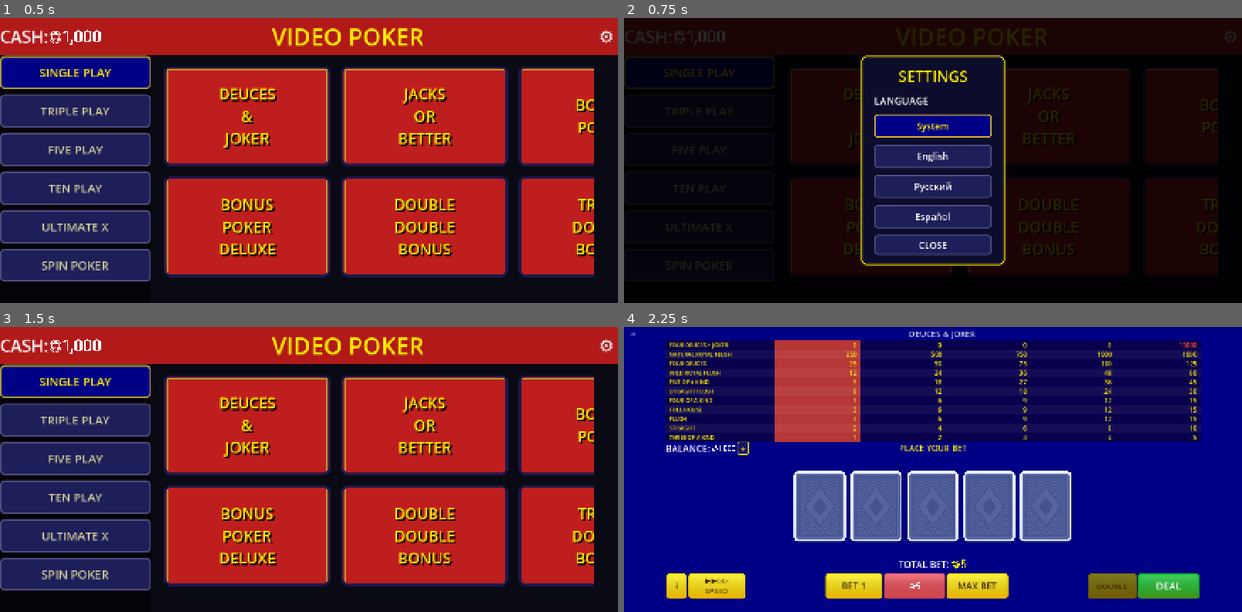
Above: before the commit, frames 1-4 (two rows, left to right).
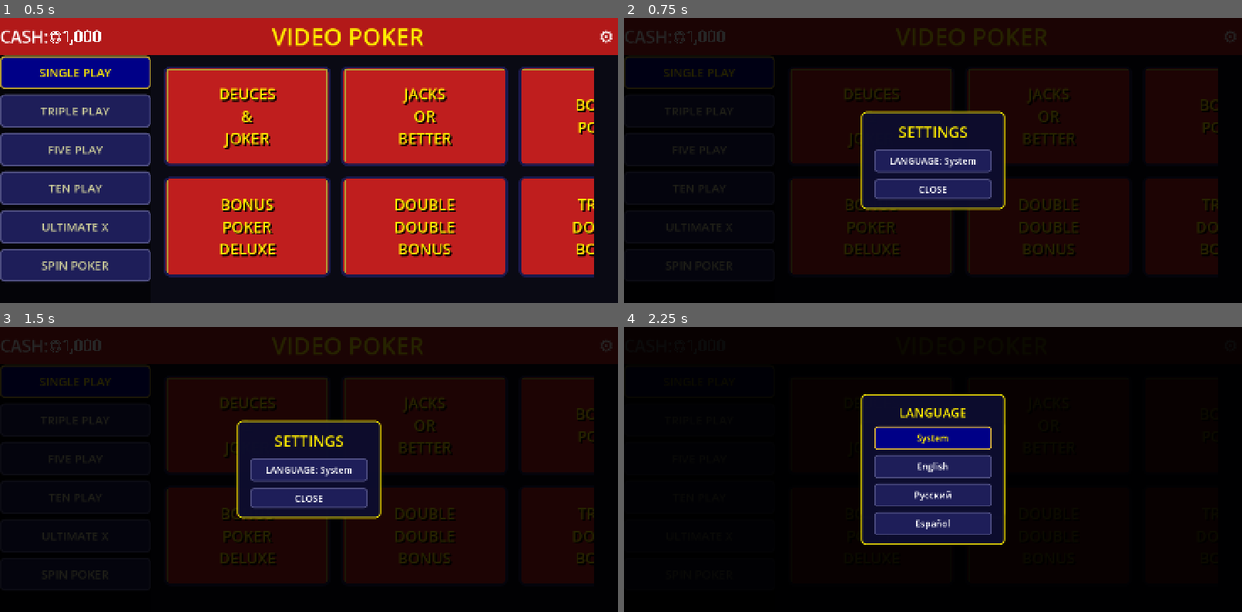
Above: after the commit, the same moments.

Repository: Vadosina-git/video-poker
Game: Godot game, scene res://scenes/main.tscn
The game is run twice, just before and just after one commit, with the same random seed, the same clock (stepped at 60 frames per second) and the same inputs.
Inputs (mouse positions are in pixels of both pictures, inside the frame that each line leads up to):
- Up to frame 1 (0.5 s): no input
- Up to frame 2 (0.75 s): click "⚙" at 0.5 s
- Up to frame 3 (1.5 s): click (309, 435) at 1.25 s, where only the run before the commit has a clickable "System"
- Up to frame 4 (2.25 s): click (933, 469) at 2 s, where only the run after the commit has a clickable "LANGUAGE: System"

Frame 1 is identical in both runs. In frame 2, 13% of the frame differs, in the area x 38-62%, y 13-87%; in frame 3, 77%; in frame 4, 99%, in the area x 0-100%, y 0-100%.

Commit message:
fix: localize remaining strings + machine names always English
- multi_hand_game.gd: GAMES/BALANCE labels in _update_balance now go
  through Translations (this branch was missed in the first pass).
- lobby settings popup: language picker is now a sub-popup opened from a
  single LANGUAGE button so the settings panel stays compact.
- translations.json: machine.*.name keys are English in all three
  languages so brand names remain consistent.

Co-Authored-By: Claude Opus 4.6 (1M context) <noreply@anthropic.com>

Diff:
--- a/scripts/lobby_manager.gd
+++ b/scripts/lobby_manager.gd
@@ -319,21 +319,18 @@
 	title.add_theme_color_override("font_color", Color("FFEC00"))
 	vbox.add_child(title)
 
-	var lang_label := Label.new()
-	lang_label.text = Translations.tr_key("settings.language")
-	lang_label.add_theme_font_size_override("font_size", 24)
-	lang_label.add_theme_color_override("font_color", Color.WHITE)
-	vbox.add_child(lang_label)
-
-	# Language buttons
+	# LANGUAGE row — single button that opens a sub-popup with options.
+	# Format: "LANGUAGE: English". Tapping it reveals the full picker.
 	var current := Translations.get_saved_language()
-	for code in Translations.get_available_codes():
-		var lang_btn := Button.new()
-		lang_btn.text = Translations.display_name_for_code(code)
-		lang_btn.custom_minimum_size = Vector2(280, 56)
-		_style_lang_btn(lang_btn, code == current)
-		lang_btn.pressed.connect(_on_language_chosen.bind(code))
-		vbox.add_child(lang_btn)
+	var lang_btn := Button.new()
+	lang_btn.text = "%s: %s" % [
+		Translations.tr_key("settings.language"),
+		Translations.display_name_for_code(current),
+	]
+	lang_btn.custom_minimum_size = Vector2(280, 56)
+	_style_lang_btn(lang_btn, false)
+	lang_btn.pressed.connect(_show_language_picker)
+	vbox.add_child(lang_btn)
 
 	# Close button
 	var close_btn := Button.new()
@@ -359,12 +356,79 @@
 
 
 func _hide_settings() -> void:
+	_hide_language_picker()
 	if _settings_overlay:
 		_settings_overlay.queue_free()
 		_settings_overlay = null
 
 
+# --- Language picker (sub-popup of settings) ---
+
+var _lang_picker_overlay: Control = null
+
+func _show_language_picker() -> void:
+	if _lang_picker_overlay:
+		return
+	_lang_picker_overlay = Control.new()
+	_lang_picker_overlay.set_anchors_preset(Control.PRESET_FULL_RECT)
+	_lang_picker_overlay.mouse_filter = Control.MOUSE_FILTER_STOP
+	_lang_picker_overlay.z_index = 110  # above the settings popup
+	add_child(_lang_picker_overlay)
+
+	var dim := ColorRect.new()
+	dim.set_anchors_preset(Control.PRESET_FULL_RECT)
+	dim.color = Color(0, 0, 0, 0.7)
+	dim.gui_input.connect(func(event: InputEvent) -> void:
+		if event is InputEventMouseButton and event.pressed:
+			_hide_language_picker()
+	)
+	_lang_picker_overlay.add_child(dim)
+
+	var panel := PanelContainer.new()
+	panel.set_anchors_preset(Control.PRESET_CENTER)
+	panel.grow_horizontal = Control.GROW_DIRECTION_BOTH
+	panel.grow_vertical = Control.GROW_DIRECTION_BOTH
+	var pstyle := StyleBoxFlat.new()
+	pstyle.bg_color = Color(0.05, 0.05, 0.18, 0.98)
+	pstyle.set_border_width_all(3)
+	pstyle.border_color = Color("FFEC00")
+	pstyle.set_corner_radius_all(12)
+	pstyle.content_margin_left = 32
+	pstyle.content_margin_right = 32
+	pstyle.content_margin_top = 24
+	pstyle.content_margin_bottom = 24
+	panel.add_theme_stylebox_override("panel", pstyle)
+	_lang_picker_overlay.add_child(panel)
+
+	var vbox := VBoxContainer.new()
+	vbox.add_theme_constant_override("separation", 12)
+	panel.add_child(vbox)
+
+	var title := Label.new()
+	title.text = Translations.tr_key("settings.language")
+	title.horizontal_alignment = HORIZONTAL_ALIGNMENT_CENTER
+	title.add_theme_font_size_override("font_size", 30)
+	title.add_theme_color_override("font_color", Color("FFEC00"))
+	vbox.add_child(title)
+
+	var current := Translations.get_saved_language()
+	for code in Translations.get_available_codes():
+		var btn := Button.new()
+		btn.text = Translations.display_name_for_code(code)
+		btn.custom_minimum_size = Vector2(280, 56)
+		_style_lang_btn(btn, code == current)
+		btn.pressed.connect(_on_language_chosen.bind(code))
+		vbox.add_child(btn)
+
+
+func _hide_language_picker() -> void:
+	if _lang_picker_overlay:
+		_lang_picker_overlay.queue_free()
+		_lang_picker_overlay = null
+
+
 func _on_language_chosen(code: String) -> void:
+	_hide_language_picker()
 	if code == Translations.get_saved_language():
 		_hide_settings()
 		return
--- a/scripts/multi_hand_game.gd
+++ b/scripts/multi_hand_game.gd
@@ -755,10 +755,10 @@
 func _update_balance(credits: int) -> void:
 	if _balance_show_depth:
 		var depth := _calculate_game_depth()
-		_balance_label.text = "GAMES:"
+		_balance_label.text = Translations.tr_key("game.games")
 		SaveManager.set_currency_value(_balance_cd, SaveManager.format_money(depth), 0, Color(-1, 0, 0), false)
 	else:
-		_balance_label.text = "BALANCE:"
+		_balance_label.text = Translations.tr_key("game.balance")
 		SaveManager.set_currency_value(_balance_cd, SaveManager.format_money(credits), 0, Color(-1, 0, 0), true)
 
 
